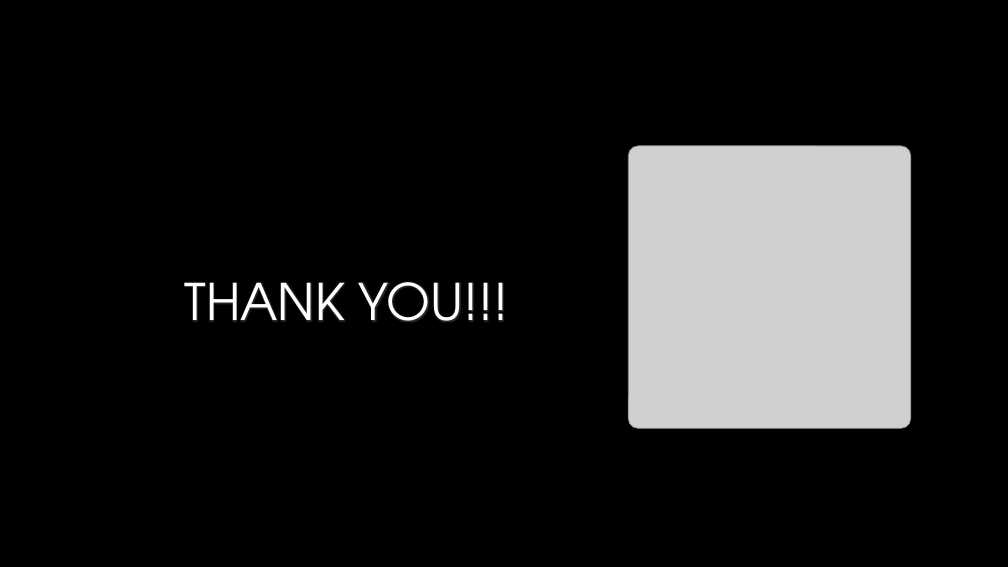
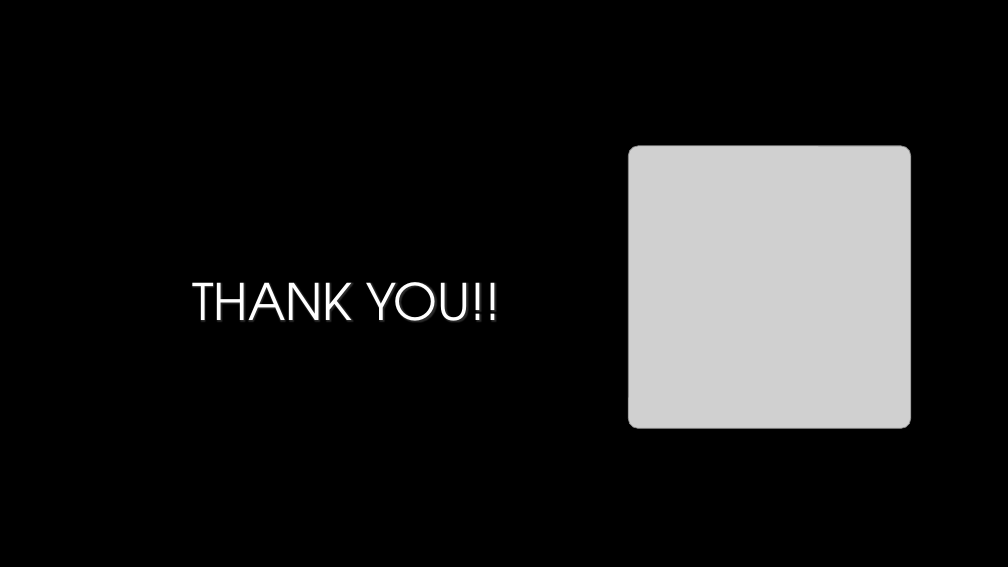
Before and after one commit to HarishParthasarathy/Power-Point-Presentations, a slide deck: slide 17 of 12 Factor/TwelveFactorApp.pptx. Drawn at 1008x567 pixels with LibreOffice and Linux fonts; fonts in the diff are those of the drawing; grey boxes stand for pictures; background and template pictures are left out. Boxes give left, top, right and bottom in pixels: in the first picture for what was removed or moved away, otherwise in the second. Text is boxed around its words. In the diff, an @@ line names an element or a change of style, - is before the commit and + after.

```diff
--- a/12 Factor/TwelveFactorApp.pptx
+++ b/12 Factor/TwelveFactorApp.pptx
@@ title at (x1=192, y1=282, x2=500, y2=321): text changed @@
-THANK YOU!!!
+THANK YOU!!
```
Also in this commit, not shown: 2 other slides changed.
